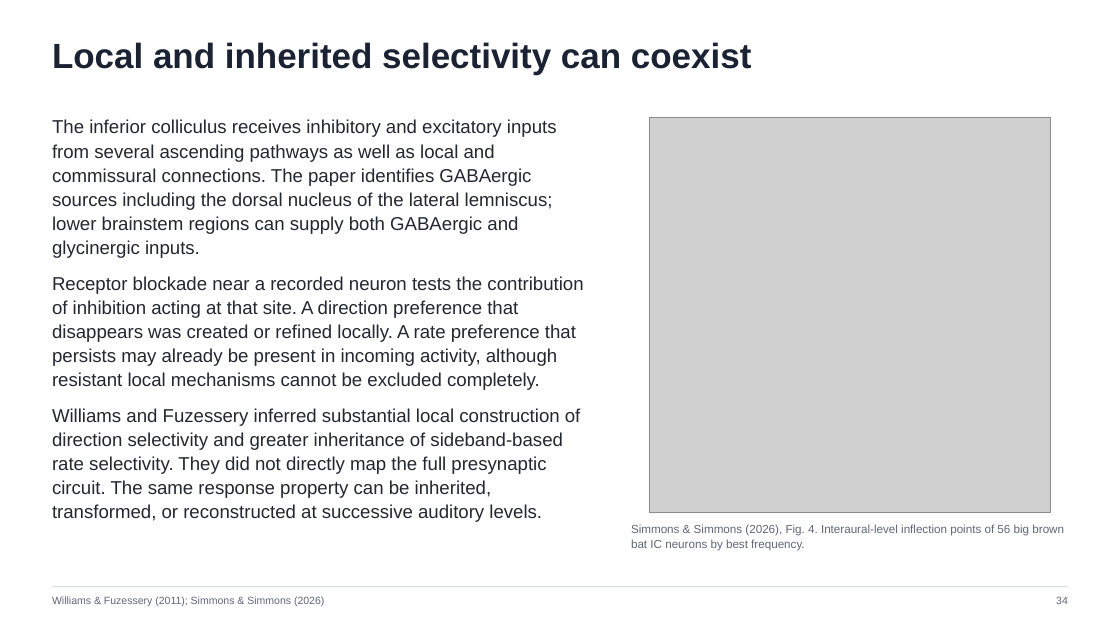
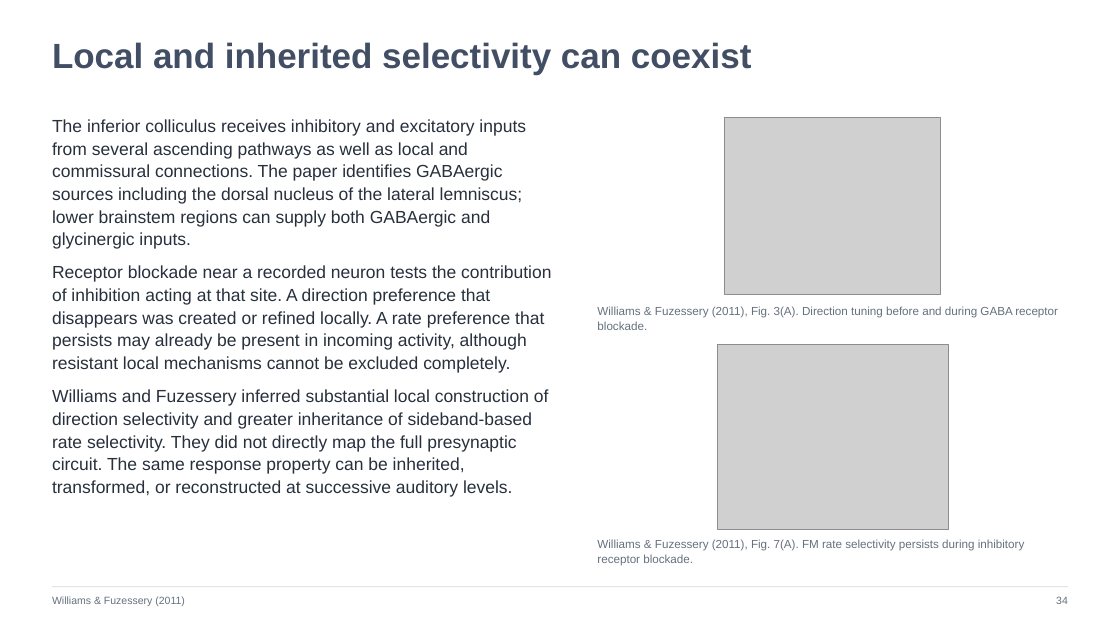
Before and after one commit to jordanxxlopez/NEUROETHOLOGY, a slide deck: slide 34 of lectures/L17/Neuroethology_Lecture17_FA2026.pptx. Drawn at 1120x630 pixels with LibreOffice and Linux fonts; fonts in the diff are those of the drawing; grey boxes stand for pictures. Boxes give left, top, right and bottom in pixels: in the first picture for what was removed or moved away, otherwise in the second. Text is boxed around its words. In the diff, an @@ line names an element or a change of style, - is before the commit and + after.

Commit message:
Rebuild Lecture 17 with 44 article figure slides and two-column layout

```diff
--- a/lectures/L17/Neuroethology_Lecture17_FA2026.pptx
+++ b/lectures/L17/Neuroethology_Lecture17_FA2026.pptx
@@ text "Local and inherited selectivity can ..." at <box>52,42,752,75</box>: text colour #1B2233 to #424E64 @@
@@ text "The inferior colliculus receives inhibitory ..." at <box>52,119,551,497</box>: size 16 to 15 pt, text colour #23272F to #27303C @@
@@ picture: place and size @@
-picture at <box>649,118,1050,513</box>
+picture at <box>725,118,941,294</box>
@@ text added at <box>597,306,1058,330</box>, 10 pt, text #66717E @@
+Williams & Fuzessery (2011), Fig. 3(A). Direction tuning before and during GABA receptor blockade.
@@ picture added at <box>718,344,949,529</box> @@
@@ text added at <box>597,539,1025,566</box>, 10 pt, text #66717E @@
+Williams & Fuzessery (2011), Fig. 7(A). FM rate selectivity persists during inhibitory receptor blockade.
@@ text removed at <box>631,524,1064,551</box> @@
-Simmons & Simmons (2026), Fig. 4. Interaural-level inflection points of 56 big brown bat IC neurons by best frequency.
@@ text at <box>52,596,185,606</box>: text changed; text colour #5F6878 to #66717E @@
-Williams & Fuzessery (2011); Simmons & Simmons (2026)
+Williams & Fuzessery (2011)
```
Also in this commit, not shown: 45 other slides changed, 13 other files.
